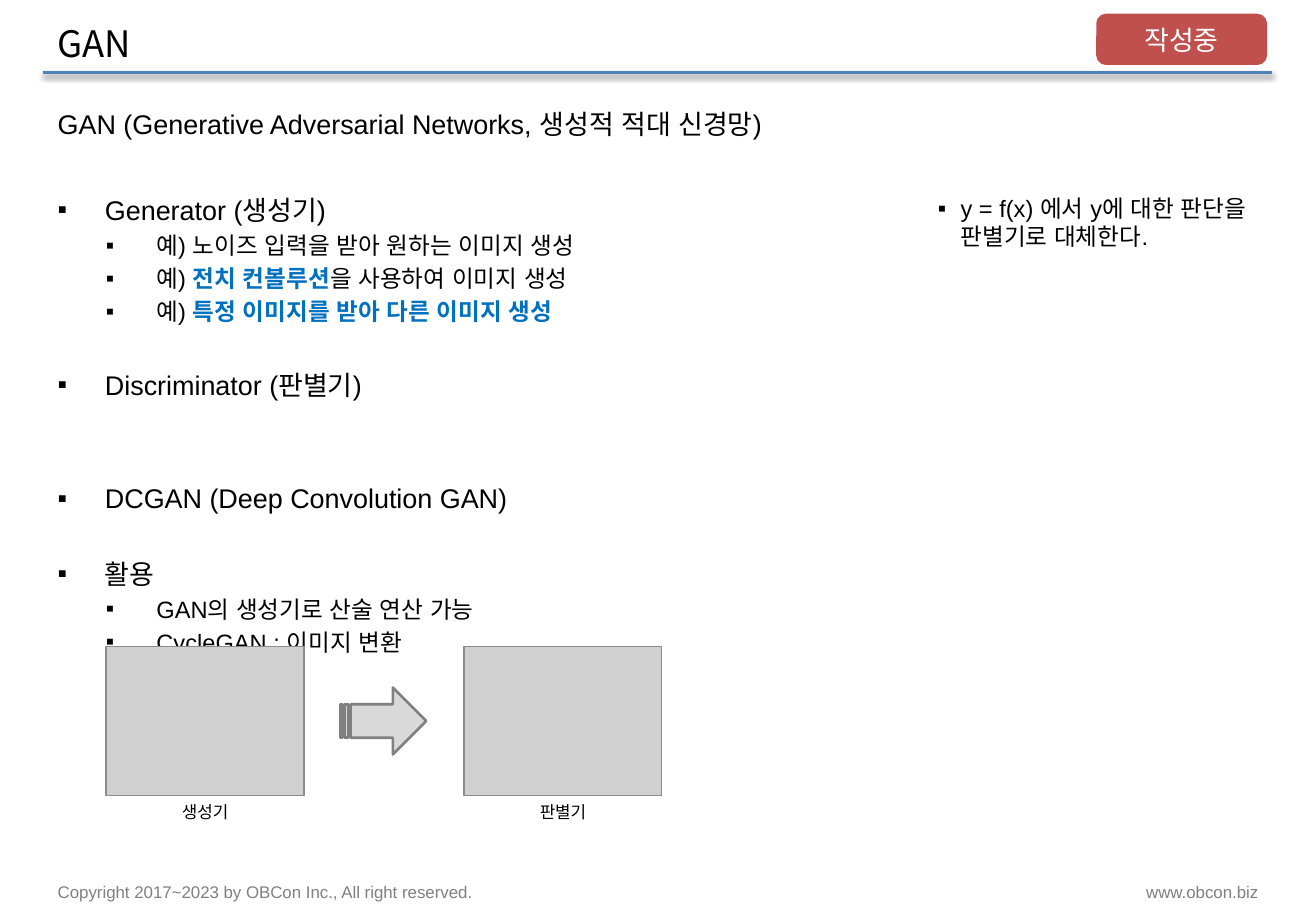
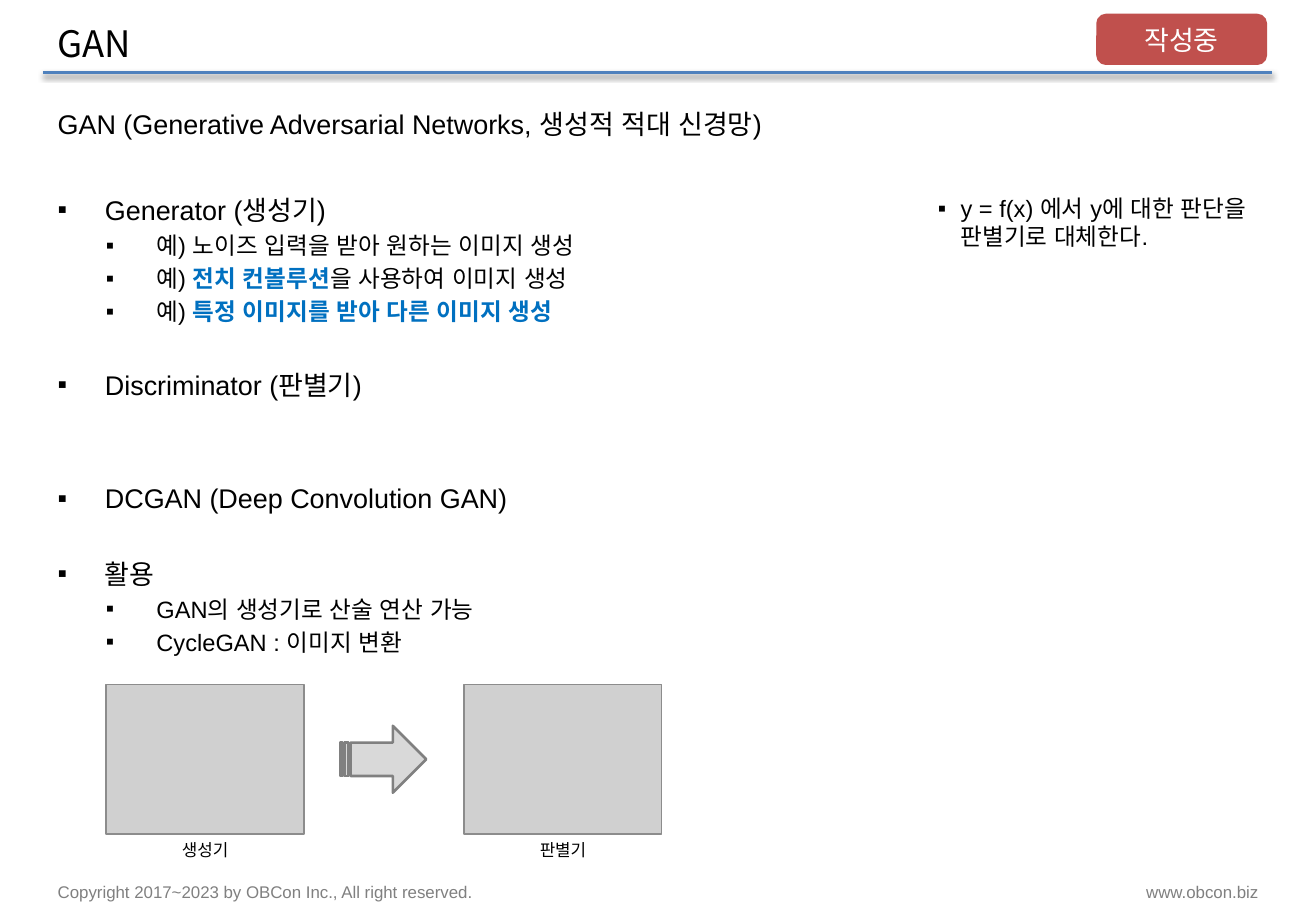
Before and after one commit to pnuskgh/EFriendExpert, a slide deck: slide 38 of laboratory/pnuskgh/docs/Deep_Learning.pptx. Drawn at 1316x911 pixels with LibreOffice and Linux fonts; fonts in the diff are those of the drawing; grey boxes stand for pictures. Boxes give left, top, right and bottom in pixels: in the first picture for what was removed or moved away, otherwise in the second. Text is boxed around its words. In the diff, an @@ line names an element or a change of style, - is before the commit and + after.

```diff
--- a/laboratory/pnuskgh/docs/Deep_Learning.pptx
+++ b/laboratory/pnuskgh/docs/Deep_Learning.pptx
@@ 2 pictures, 2 texts, 1 striped right arrow moved together from (x1=106, y1=646, x2=662, y2=820) to (x1=106, y1=685, x2=662, y2=858) @@
```
Also in this commit, not shown: 2 other slides changed.
